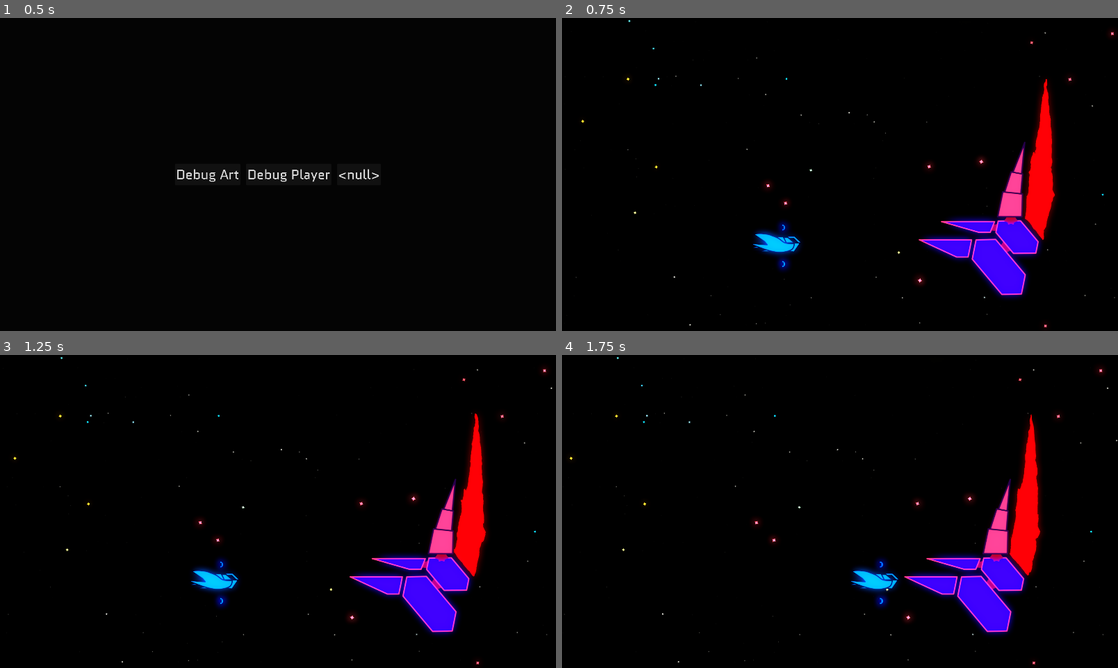
Above: before the commit, frames 1-4 (two rows, left to right).
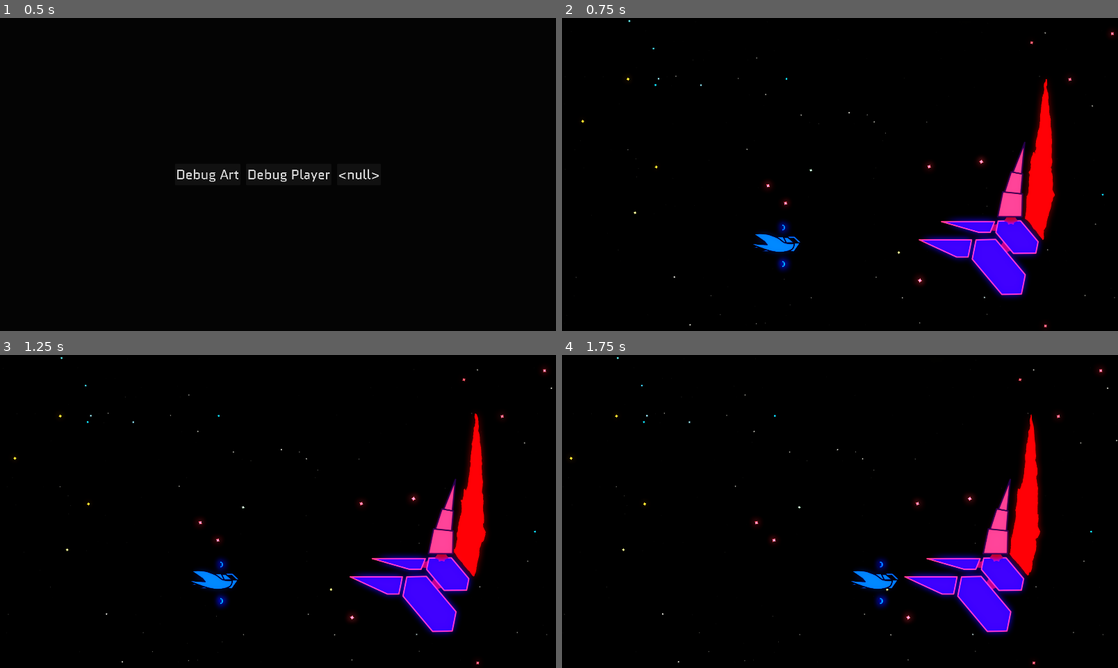
Above: after the commit, the same moments.

Repository: Zemiro-dev/StarfighterGemini
Game: Godot game, scene res://world/world_viewport_container.tscn
The game is run twice, just before and just after one commit, with the same random seed, the same clock (stepped at 60 frames per second) and the same inputs.
Inputs:
- Up to frame 1 (0.5 s): no input
- Up to frame 2 (0.75 s): click "Debug Art" at 0.5 s
- Up to frame 3 (1.25 s): no input
- Up to frame 4 (1.75 s): hold D (right) from 1.28 s (still down); hold Shift (dash) from 1.28 s (still down)

Frame 1 is identical in both runs. In frame 2, 0.5% of the frame differs, in the area x 34-43%, y 67-76%; in frame 3, 0.5%; in frame 4, 0.5%.

Commit message:
update player shader hdr out

Diff:
--- a/game/actors/player/player.tscn
+++ b/game/actors/player/player.tscn
@@ -42,6 +42,47 @@
 radius = 22.0
 height = 144.0
 
+[sub_resource type="Animation" id="Animation_k67x5"]
+length = 0.001
+tracks/0/type = "value"
+tracks/0/imported = false
+tracks/0/enabled = true
+tracks/0/path = NodePath("ShipPieces:modulate")
+tracks/0/interp = 1
+tracks/0/loop_wrap = true
+tracks/0/keys = {
+"times": PackedFloat32Array(0),
+"transitions": PackedFloat32Array(1),
+"update": 0,
+"values": [Color(1, 1, 1, 1)]
+}
+tracks/1/type = "value"
+tracks/1/imported = false
+tracks/1/enabled = true
+tracks/1/path = NodePath("PlayerExplosionA:emitting")
+tracks/1/interp = 1
+tracks/1/loop_wrap = true
+tracks/1/keys = {
+"times": PackedFloat32Array(0),
+"transitions": PackedFloat32Array(1),
+"update": 1,
+"values": [false]
+}
+tracks/2/type = "method"
+tracks/2/imported = false
+tracks/2/enabled = true
+tracks/2/path = NodePath(".")
+tracks/2/interp = 1
+tracks/2/loop_wrap = true
+tracks/2/keys = {
+"times": PackedFloat32Array(0),
+"transitions": PackedFloat32Array(1),
+"values": [{
+"args": [],
+"method": &"enable_collisions"
+}]
+}
+
 [sub_resource type="Animation" id="Animation_7aotg"]
 resource_name = "die"
 step = 0.1
@@ -81,47 +122,6 @@
 "values": [{
 "args": [],
 "method": &"disable_collisions"
-}]
-}
-
-[sub_resource type="Animation" id="Animation_k67x5"]
-length = 0.001
-tracks/0/type = "value"
-tracks/0/imported = false
-tracks/0/enabled = true
-tracks/0/path = NodePath("ShipPieces:modulate")
-tracks/0/interp = 1
-tracks/0/loop_wrap = true
-tracks/0/keys = {
-"times": PackedFloat32Array(0),
-"transitions": PackedFloat32Array(1),
-"update": 0,
-"values": [Color(1, 1, 1, 1)]
-}
-tracks/1/type = "value"
-tracks/1/imported = false
-tracks/1/enabled = true
-tracks/1/path = NodePath("PlayerExplosionA:emitting")
-tracks/1/interp = 1
-tracks/1/loop_wrap = true
-tracks/1/keys = {
-"times": PackedFloat32Array(0),
-"transitions": PackedFloat32Array(1),
-"update": 1,
-"values": [false]
-}
-tracks/2/type = "method"
-tracks/2/imported = false
-tracks/2/enabled = true
-tracks/2/path = NodePath(".")
-tracks/2/interp = 1
-tracks/2/loop_wrap = true
-tracks/2/keys = {
-"times": PackedFloat32Array(0),
-"transitions": PackedFloat32Array(1),
-"values": [{
-"args": [],
-"method": &"enable_collisions"
 }]
 }
 
@@ -178,6 +178,7 @@
 emitting = false
 
 [node name="CollisionShape2D" type="CollisionShape2D" parent="."]
+visible = false
 position = Vector2(13, -7)
 rotation = -1.57079
 shape = SubResource("CapsuleShape2D_lsln6")
--- a/game/actors/player/resources/player_gradient_high.tres
+++ b/game/actors/player/resources/player_gradient_high.tres
@@ -1,7 +1,7 @@
 [gd_resource type="GradientTexture1D" load_steps=2 format=3 uid="uid://16wlwkn7g2xc"]
 
 [sub_resource type="Gradient" id="Gradient_uwym8"]
-colors = PackedColorArray(0, 0.69, 10, 1, 0, 0, 0, 1)
+colors = PackedColorArray(0, 0.945, 3, 1, 0, 0, 0, 1)
 
 [resource]
 gradient = SubResource("Gradient_uwym8")
--- a/game/shaders/gradient_swap_prog.gdshader
+++ b/game/shaders/gradient_swap_prog.gdshader
@@ -11,6 +11,14 @@
 uniform float strength;
 uniform float fps;
 uniform int frames = 256;
+
+varying vec4 vertex_color;
+
+void vertex() {
+	// this should be modulate * self_modulate, maybe other stuff, see link
+	// https://forum.godotengine.org/t/how-to-get-modulate-info-in-shader-canvas-item/100455/2
+	vertex_color = COLOR;
+}
 
 void fragment() {
 	vec2 uv = UV;
@@ -33,5 +41,5 @@
 		),
 		texture_color.a
 	);
-	COLOR = hdrout(out_color);
+	COLOR = hdrout(out_color * vertex_color);
 }
--- a/game/shaders/player_shader.gdshader
+++ b/game/shaders/player_shader.gdshader
@@ -1,4 +1,5 @@
 shader_type canvas_item;
+#include "includes/glint.gdshaderinc"
 //https://godotshaders.com/shader/starfield/
 uniform sampler2D gradient_texture_low;
 uniform sampler2D gradient_texture_high;
@@ -21,5 +22,5 @@
 		),
 		texture_color.a
 	);
-	COLOR = out_color * vertex_color;
+	COLOR = hdrout(out_color * vertex_color);
 }
--- a/game/world/debug/world_debug.tscn
+++ b/game/world/debug/world_debug.tscn
@@ -1388,7 +1388,7 @@
 offset_right = 1889.0
 offset_bottom = 115.0
 theme_override_font_sizes/font_size = 64
-text = "FPS: 139.0"
+text = "FPS: 132.0"
 script = ExtResource("30_tj5ml")
 
 [node name="WorldEnvironment" parent="." instance=ExtResource("64_otf24")]
@@ -1397,3 +1397,4 @@
 position = Vector2(960, 540)
 
 [editable path="Stage/Actors/AsteroidBeast/TalonArm"]
+[editable path="Stage/Actors/Player2"]
